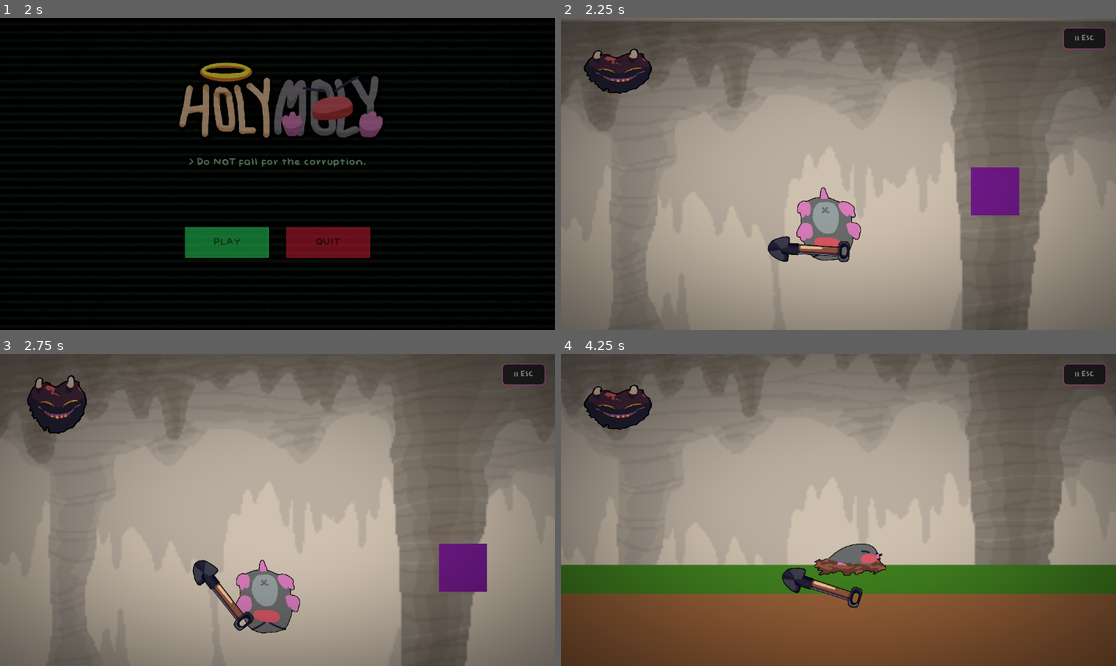
Above: before the commit, frames 1-4 (two rows, left to right).
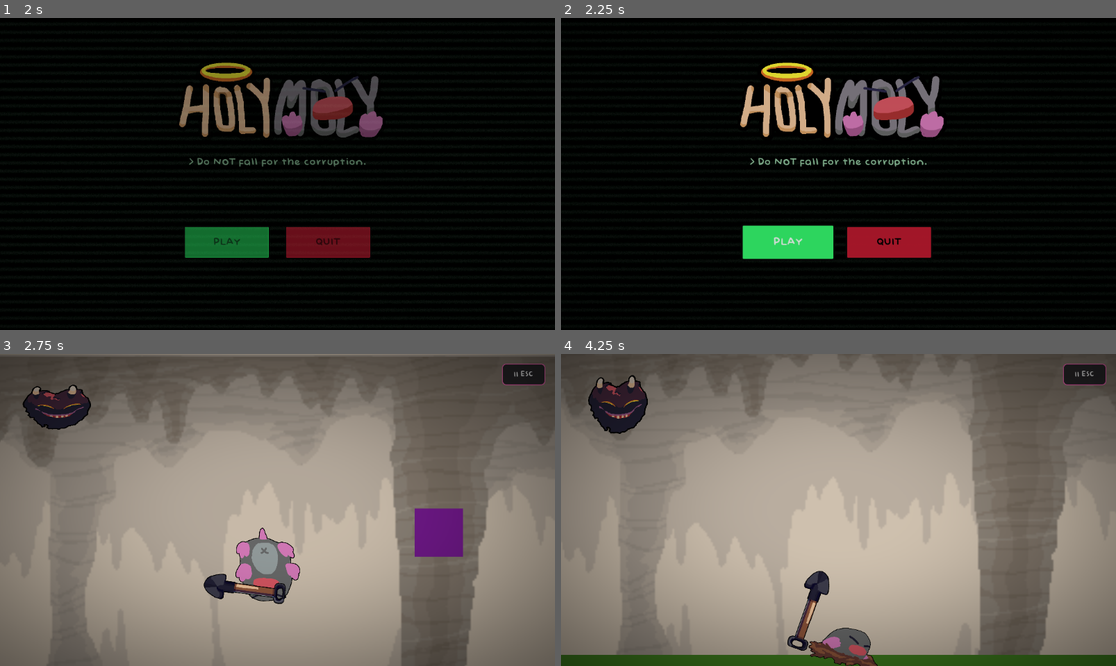
Above: after the commit, the same moments.

Repository: Geofoods/Holy-Moly
Game: Godot game, scene res://scenes/intro.tscn
Two runs of this game, one before a commit and one after it. Both use one fixed random seed, a clock stepped at 60 frames per second and the inputs below.
Inputs (mouse positions are in pixels of both pictures, inside the frame that each line leads up to):
- Up to frame 1 (2 s): tap Enter (ui_accept) at 0.5, 0.77, 1.52 s; move the mouse to (399, 158) at 0.52 s; hold Right (ui_right) from 0.53 s (still down); tap Alt at 0.6 s; click (399, 158) at 0.67 s; move the mouse to (166, 189) at 1.27 s; tap Shift at 1.35 s; click (166, 189) at 1.42 s
- Up to frame 2 (2.25 s): release Right (ui_right) at 2 s; click "PLAY" at 2 s
- Up to frame 3 (2.75 s): no input
- Up to frame 4 (4.25 s): move the mouse to (894, 441) at 2.77 s; hold Left (ui_left) 2.78-3.53 s; tap Shift (dig_dash) at 2.85 s; click (894, 441) at 2.92 s; move the mouse to (810, 572) at 3.52 s; hold Right (ui_right) from 3.53 s (still down); tap Alt at 3.6 s; click (810, 572) at 3.67 s; tap Enter (ui_accept) at 3.77 s

Frame 1 is identical in both runs. In frame 2, 99% of the frame differs, in the area x 0-100%, y 0-100%; in frame 3, 7.2%; in frame 4, 34%.

Commit message:
working i am working maggie please and i am working with  friends for coding competition i will give tommrow pls 🙏🙏🙏🙏🙏

Diff:
--- /dev/null
+++ b/scenes/scene_transition.tscn
@@ -0,0 +1,16 @@
+[gd_scene format=3 uid="uid://ds8j7fl2kx4p3"]
+
+[ext_resource type="Script" path="res://scripts/scene_transition.gd" id="1_transition"]
+
+[node name="SceneTransition" type="CanvasLayer" unique_id=1]
+layer = 128
+script = ExtResource("1_transition")
+
+[node name="ColorRect" type="ColorRect" parent="." unique_id=2]
+anchors_preset = 15
+anchor_right = 1.0
+anchor_bottom = 1.0
+grow_horizontal = 2
+grow_vertical = 2
+mouse_filter = 2
+color = Color(0, 0, 0, 1)
--- a/scripts/game_over.gd
+++ b/scripts/game_over.gd
@@ -65,7 +65,11 @@
 	$CenterContainer/VBoxContainer/ButtonContainer/CancelButton.disabled = not enabled
 
 func _on_play_again_pressed():
-	get_tree().change_scene_to_file("res://scenes/main.tscn")
+	var transition := preload("res://scenes/scene_transition.tscn").instantiate()
+	get_tree().root.add_child(transition)
+	transition.change_to("res://scenes/main.tscn")
 
 func _on_cancel_pressed():
-	get_tree().change_scene_to_file("res://scenes/intro.tscn")
+	var transition := preload("res://scenes/scene_transition.tscn").instantiate()
+	get_tree().root.add_child(transition)
+	transition.change_to("res://scenes/intro.tscn")
--- a/scripts/intro.gd
+++ b/scripts/intro.gd
@@ -116,7 +116,9 @@
 	tip_tween.tween_property(tip, "position:y", 5.0, 0.45).set_trans(Tween.TRANS_SINE).set_ease(Tween.EASE_IN_OUT)
 
 func _on_play_pressed() -> void:
-	get_tree().change_scene_to_file("res://scenes/main.tscn")
+	var transition := preload("res://scenes/scene_transition.tscn").instantiate()
+	get_tree().root.add_child(transition)
+	transition.change_to("res://scenes/main.tscn")
 
 func _on_cancel_pressed():
 	get_tree().quit()
--- a/scripts/mole.gd
+++ b/scripts/mole.gd
@@ -31,7 +31,9 @@
 				if heart_anim:
 					heart_anim.play(str(health) + "hp")
 			else:
-				get_tree().change_scene_to_file("res://scenes/game_over.tscn")
+				var transition := preload("res://scenes/scene_transition.tscn").instantiate()
+				get_tree().root.add_child(transition)
+				transition.change_to("res://scenes/game_over.tscn")
 
 func _ready() -> void:
 	await get_tree().process_frame
--- /dev/null
+++ b/scripts/scene_transition.gd
@@ -0,0 +1,15 @@
+extends CanvasLayer
+
+@onready var rect: ColorRect = $ColorRect
+
+func change_to(path: String) -> void:
+	rect.modulate.a = 0.0
+	var tween := create_tween()
+	tween.tween_property(rect, "modulate:a", 1.0, 0.4).set_ease(Tween.EASE_IN).set_trans(Tween.TRANS_CUBIC)
+	await tween.finished
+	get_tree().change_scene_to_file(path)
+	await get_tree().process_frame
+	tween = create_tween()
+	tween.tween_property(rect, "modulate:a", 0.0, 0.4).set_ease(Tween.EASE_OUT).set_trans(Tween.TRANS_CUBIC)
+	await tween.finished
+	queue_free()
Not shown, added: scripts/scene_transition.gd.uid
